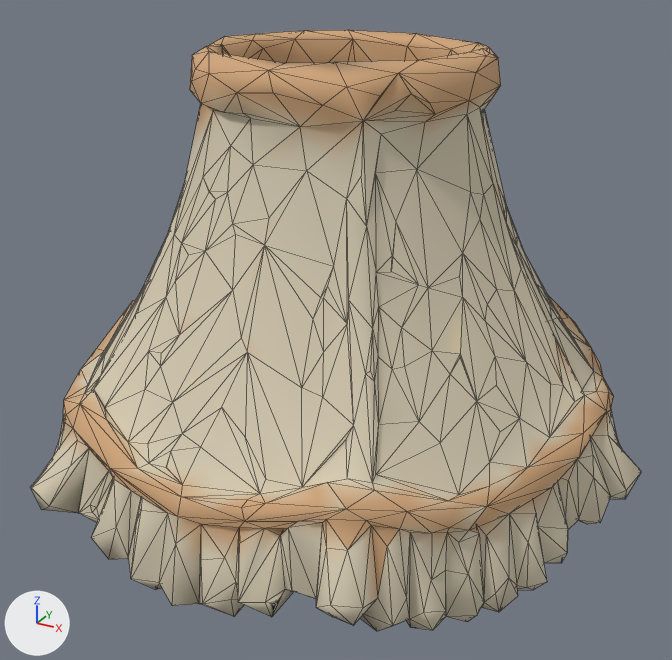
The glTF model public/models/hat-lampshade.glb: old version first, new version second.
One viewpoint serves both versions: a camera (50 mm lens) standing at (0.674, -1.246, 0.511) and looking at (0.011, -0.04, -0.092). The lights are fixed; the arrows at lower left show +X, +Y and +Z. The older version comes first. Mesh edges are drawn as thin lines. Where no turn or scale is listed for an object, it has been applied to the vertices. Vertices at exactly the same position are counted once.

The first picture shows 'tripo_node_6a19e7f1-637a-478e-9416-f9d1e3b1f5a6'.
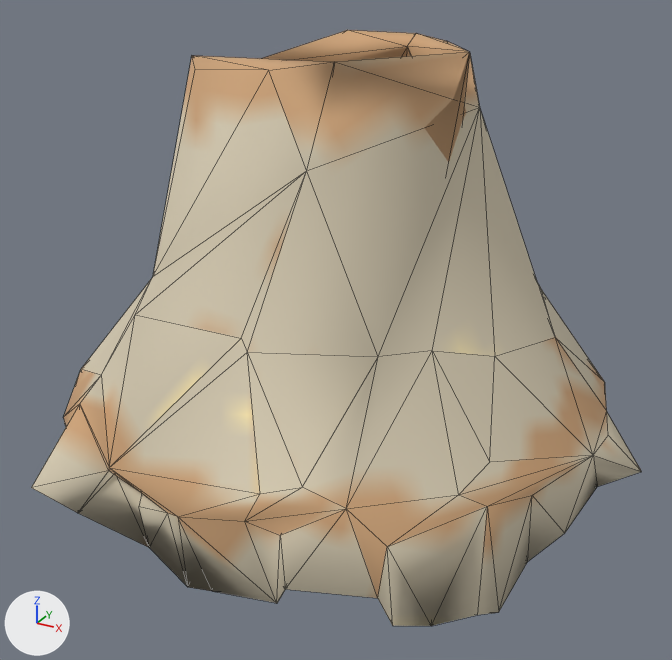
Where the newer file only moved an object's origin or applied its transform, the numbers keep the older frame.

Changed parts and their boxes [x1, y1, x2, y2] in the pictures (672 x 660 px):
'tripo_node_6a19e7f1-637a-478e-9416-f9d1e3b1f5a6', reshaped: before [31, 30, 642, 631]; after [31, 30, 642, 626]
part 1 of me_tripo_mesh_6a19e7f1_637a_478e_9416_f9d1e3b1f5a6, reshaped (beige): before [31, 30, 642, 631]

What the commit changed:
me_tripo_mesh_6a19e7f1_637a_478e_9416_f9d1e3b1f5a6 is used by ob_tripo_node_6a19e7f1_637a_478e_9416_f9d1e3b1f5a6; location (0.0, 0.0, 0.0).
me_tripo_mesh_6a19e7f1_637a_478e_9416_f9d1e3b1f5a6 had 1443 vertices, 2906 faces and spanned x -0.5..0.5, y -0.487..0.487, z -0.348..0.348.
me_tripo_mesh_6a19e7f1_637a_478e_9416_f9d1e3b1f5a6 now has 179 vertices, 373 faces and spans x -0.5..0.5, y -0.458..0.487, z -0.347..0.347.
me_tripo_mesh_6a19e7f1_637a_478e_9416_f9d1e3b1f5a6 part 1: 1 vertex moved within x 0.388, y 0.029, z -0.183; 1264 vertices removed from x -0.499..0.489, y -0.487..0.481, z -0.348..0.348.
